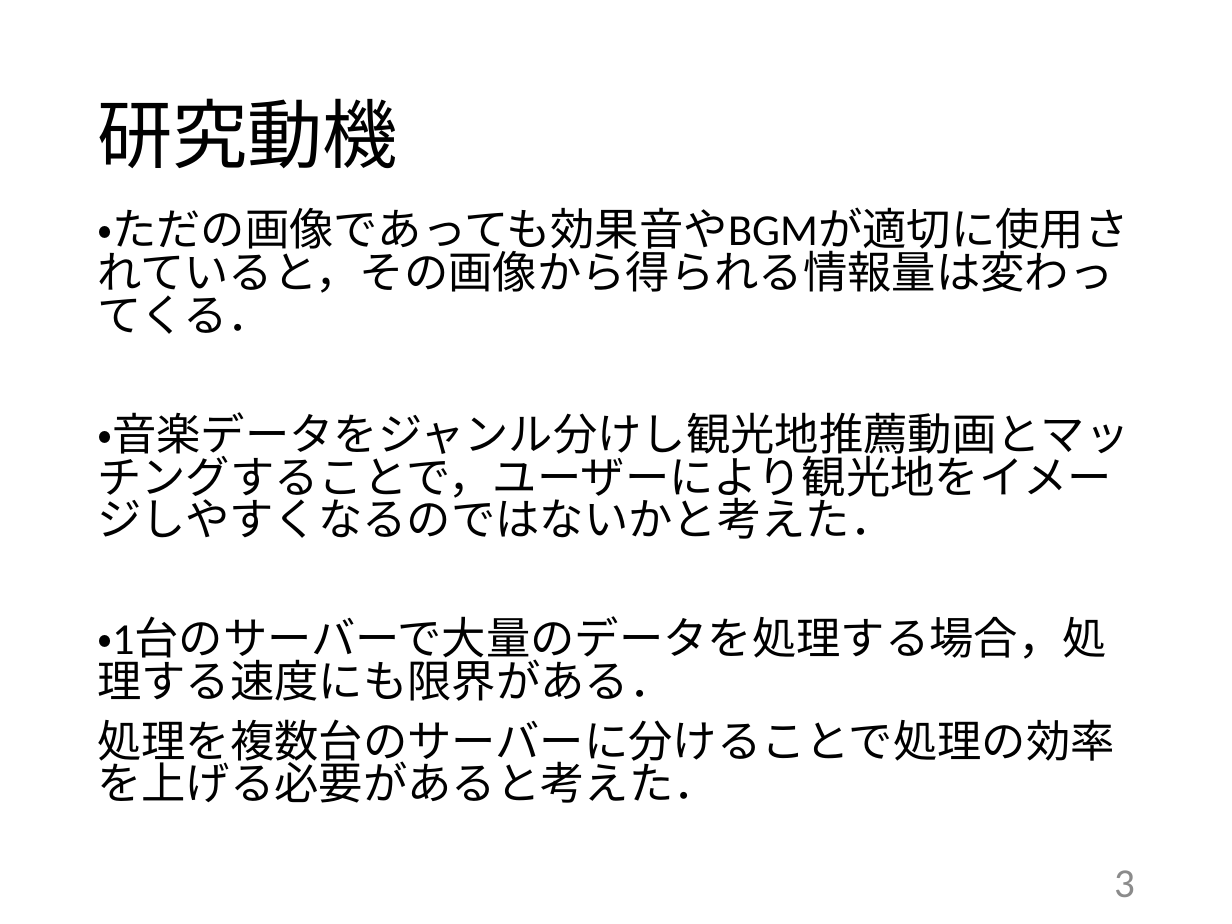
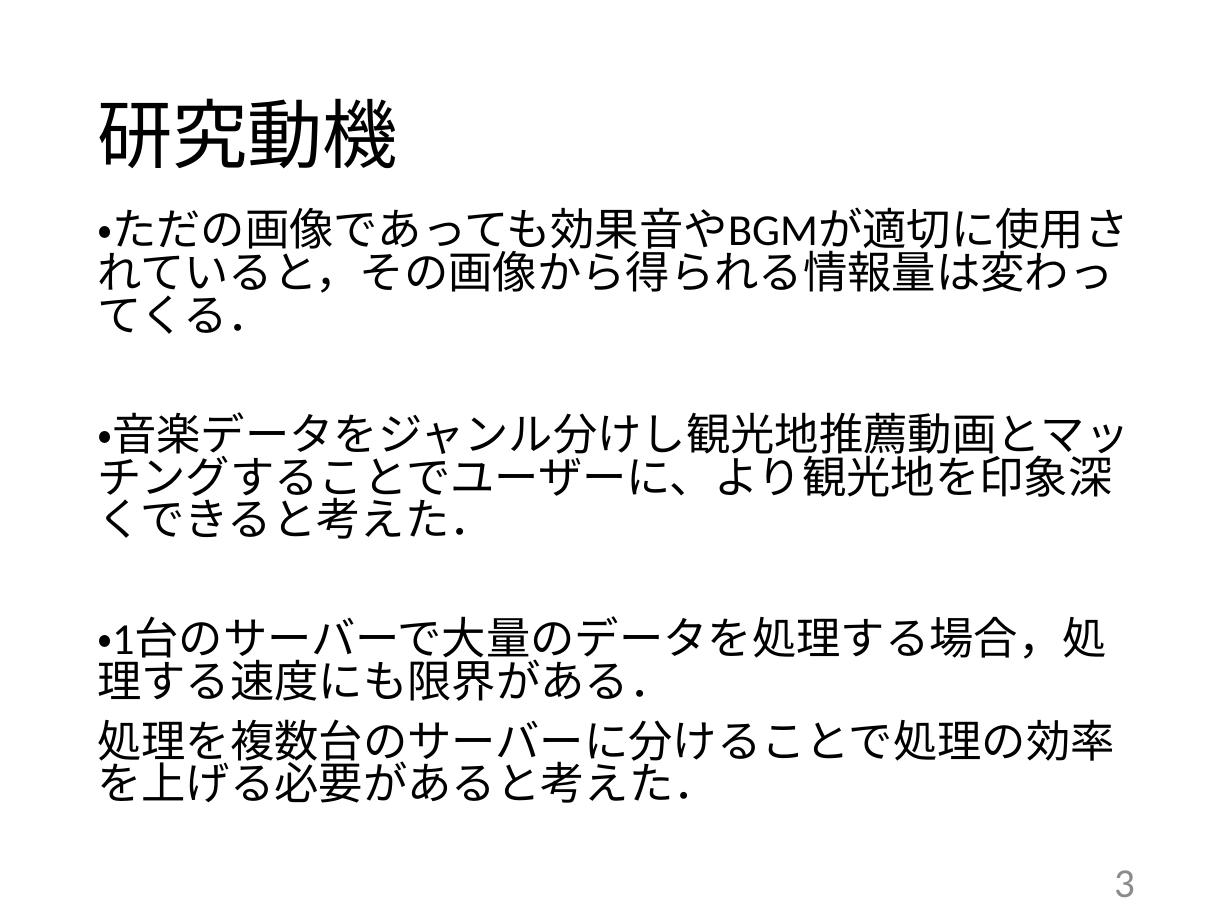
Before and after one commit to kait-takanolab/1821144-yoshii-thesis, a slide deck: slide 3 of 学部_中間発表_1821144.pptx. Drawn at 1232x924 pixels with LibreOffice and Linux fonts; fonts in the diff are those of the drawing. Boxes give left, top, right and bottom in pixels: in the first picture for what was removed or moved away, otherwise in the second. Text is boxed around its words. In the diff, an @@ line names an element or a change of style, - is before the commit and + after.

```diff
--- a/学部_中間発表_1821144.pptx
+++ b/学部_中間発表_1821144.pptx
@@ text at [97,412,1129,539]: text changed @@
-・音楽データをジャンル分けし観光地推薦動画とマッチングすることで，ユーザーにより観光地をイメージしやすくなるのではないかと考えた．
+・音楽データをジャンル分けし観光地推薦動画とマッチングすることでユーザーに、より観光地を印象深くできると考えた．
```
Also in this commit, not shown: 5 other slides changed.
